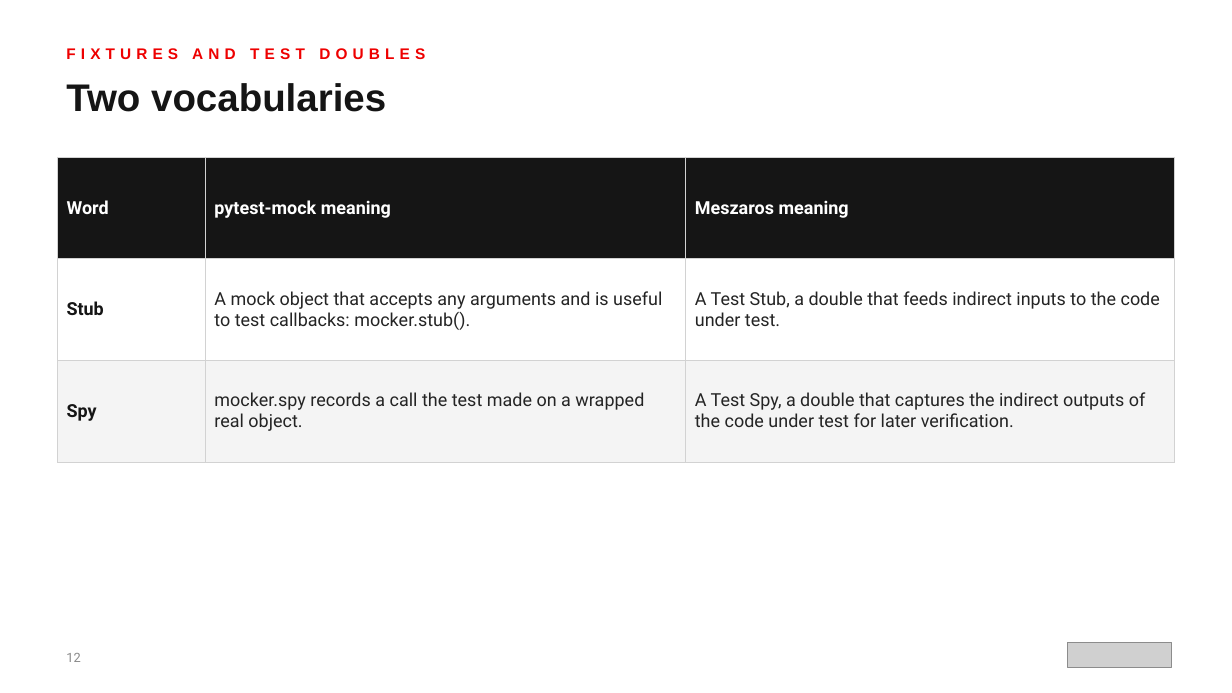
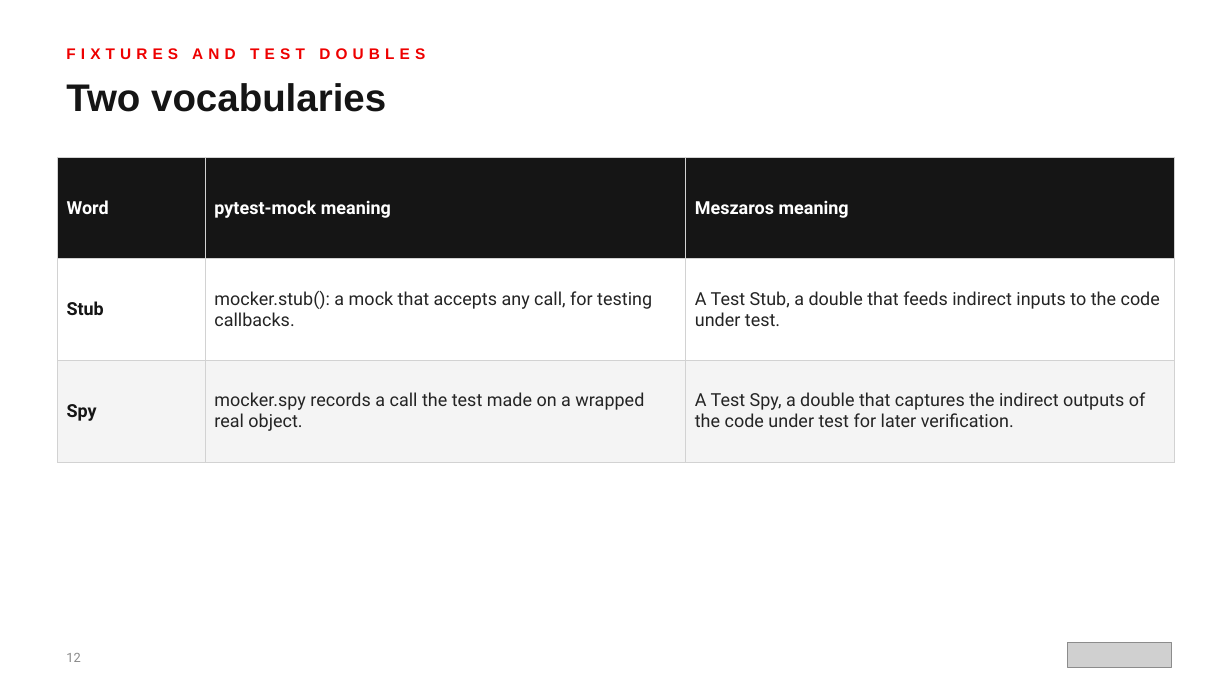
Before and after one commit to patterncatalyst/design-patterns-with-python, a slide deck: slide 12 of presentation/design-patterns-with-python-301-testing-legacy-and-ai.pptx. Drawn at 1232x693 pixels with LibreOffice and Linux fonts; fonts in the diff are those of the drawing; grey boxes stand for pictures. Boxes give left, top, right and bottom in pixels: in the first picture for what was removed or moved away, otherwise in the second. Text is boxed around its words. In the diff, an @@ line names an element or a change of style, - is before the commit and + after.

```diff
--- a/presentation/design-patterns-with-python-301-testing-legacy-and-ai.pptx
+++ b/presentation/design-patterns-with-python-301-testing-legacy-and-ai.pptx
@@ table at [57, 157, 1175, 435] @@
-row 2, column 2: A mock object that accepts any arguments and is useful to test callbacks: mocker.stub().
+row 2, column 2: mocker.stub(): a mock that accepts any call, for testing callbacks.
```
Also in this commit, not shown: 7 other slides changed, 17 other files.
